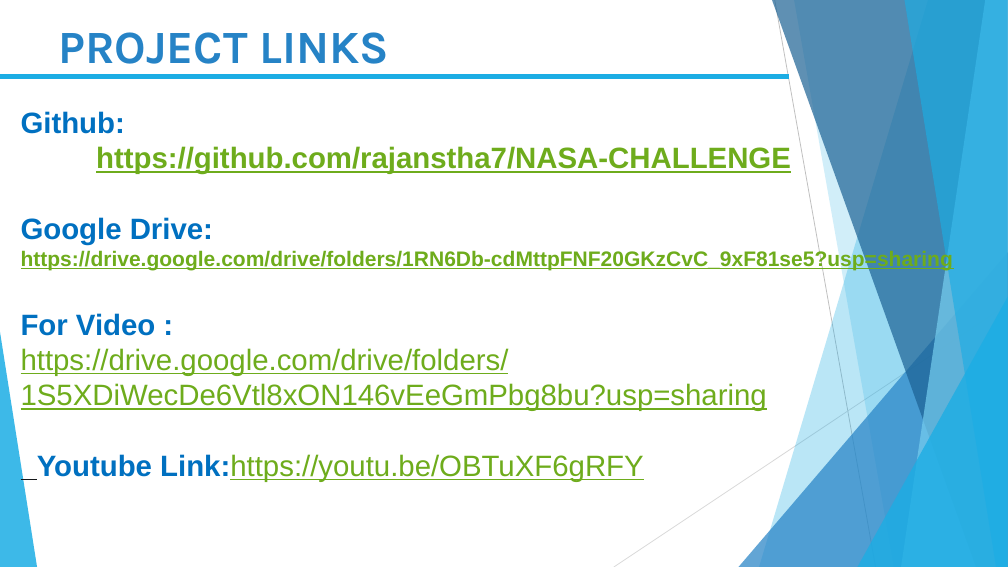
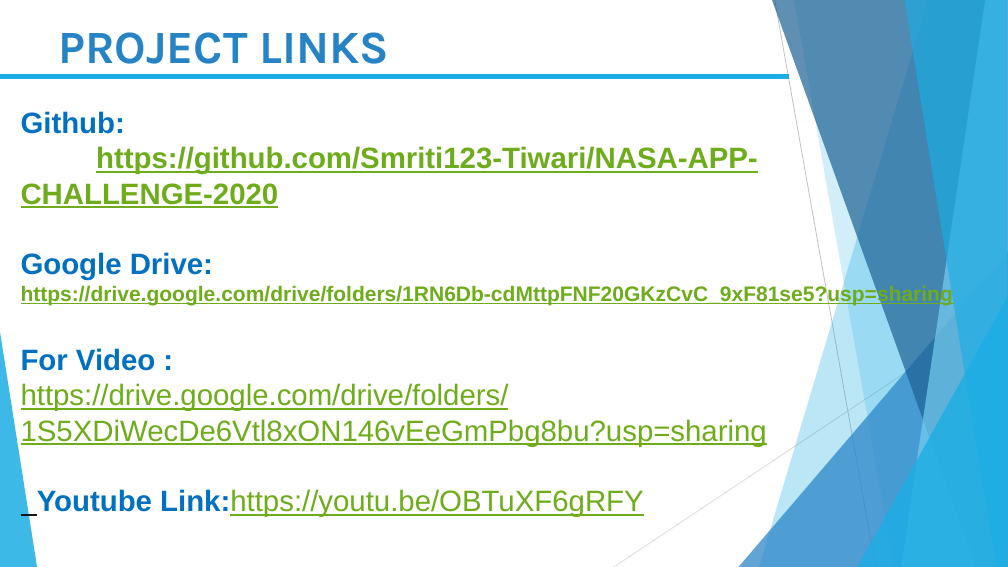
Before and after one commit to Smriti123-Tiwari/NASA-APP-CHALLENGE-2020, a slide deck: slide 26 of LANDSLIDE ANALYSIS AND DETECTION- BRAIN BUDS FINAL.pptx. Drawn at 1008x567 pixels with LibreOffice and Linux fonts; fonts in the diff are those of the drawing. Boxes give left, top, right and bottom in pixels: in the first picture for what was removed or moved away, otherwise in the second. Text is boxed around its words. In the diff, an @@ line names an element or a change of style, - is before the commit and + after.

Commit message:
project updated
Nasa app challenge

```diff
--- a/LANDSLIDE ANALYSIS AND DETECTION- BRAIN BUDS FINAL.pptx
+++ b/LANDSLIDE ANALYSIS AND DETECTION- BRAIN BUDS FINAL.pptx
@@ text at box(21, 146, 758, 208): text changed @@
-https://github.com/rajanstha7/NASA-CHALLENGE
+https://github.com/Smriti123-Tiwari/NASA-APP-CHALLENGE-2020
```
Also in this commit, not shown: 1 other file.
